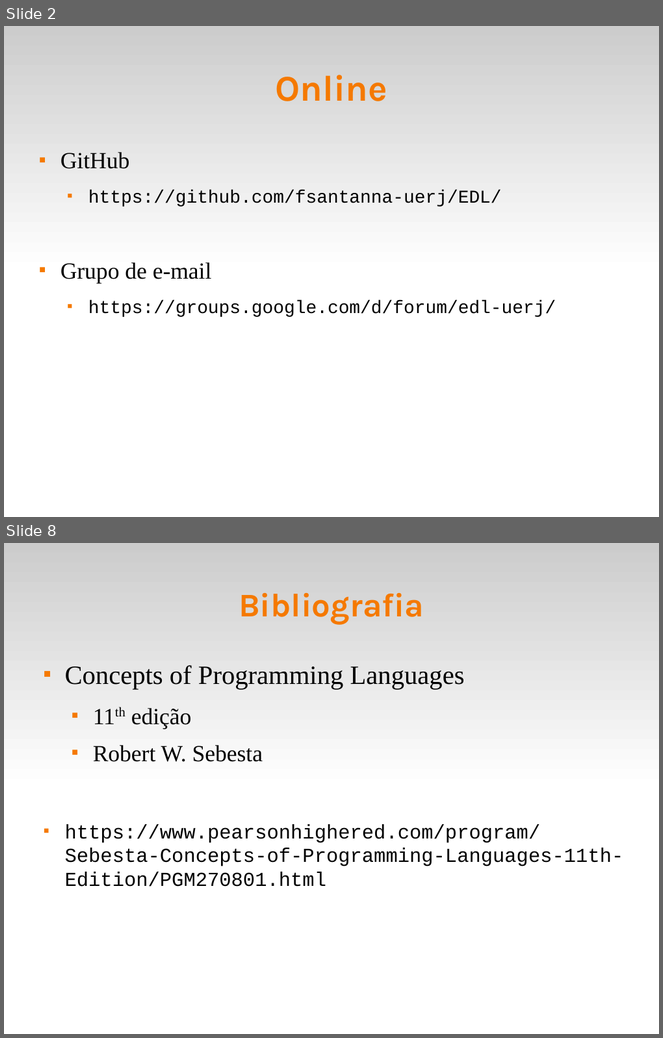
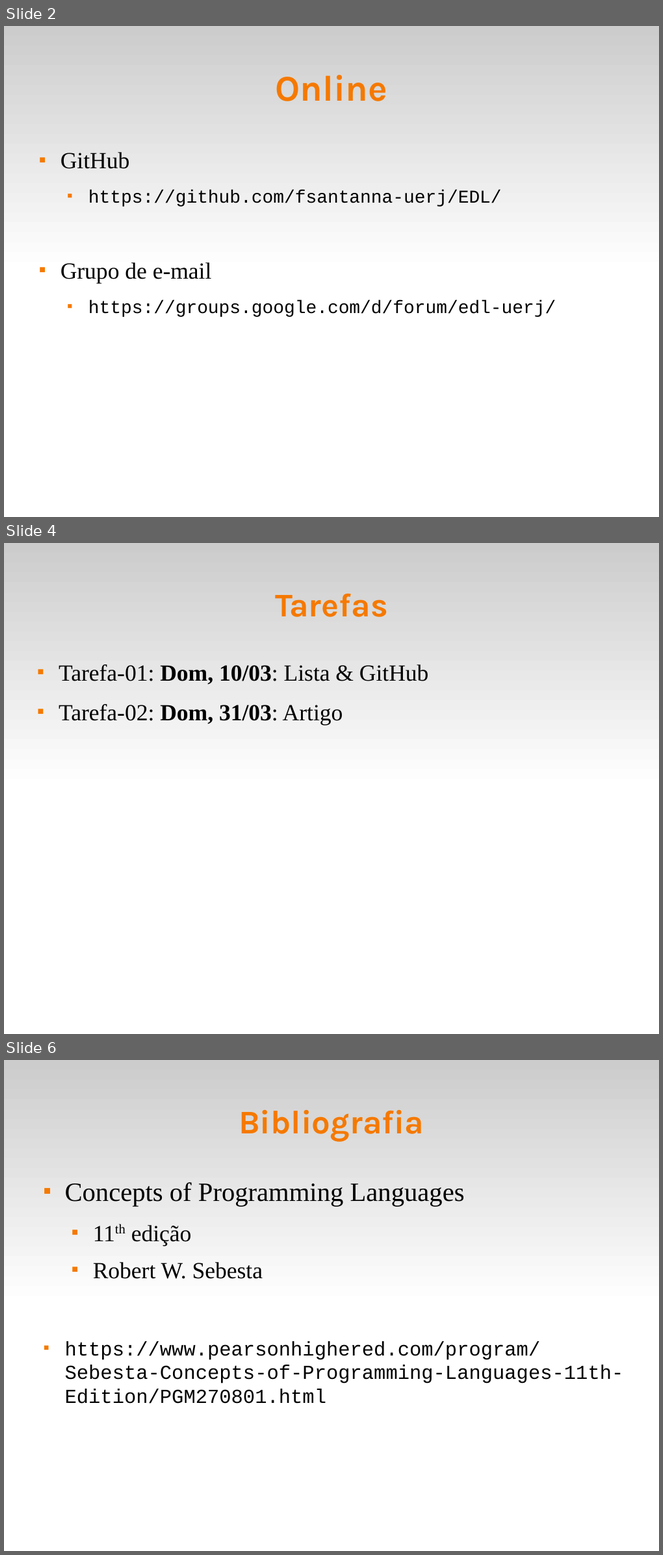
Before and after one commit to fsantanna-uerj/EDL, a slide deck: slides/edl-00.odp. Shown one above the other, each under a label of ours: slides 2 and 8 before the commit, slides 2, 4 and 6 after it; the slides between them are not shown. The pictures are 663x1038 and 663x1555 pixels, drawn with LibreOffice and Linux fonts; fonts in the diff are those of the drawing. Boxes give left, top, right and bottom in pixels: in the first picture for what was removed or moved away, otherwise in the second. Text is boxed around its words. In the diff, an @@ line names an element or a change of style, - is before the commit and + after.

```diff
--- a/slides/edl-00.odp
+++ b/slides/edl-00.odp
@@ slide 4 added at box(4, 543, 659, 1034), background #FFFFFF; not listed: 1 template element that a slide beside it also shows @@
@@ title added at box(275, 593, 388, 617), 40 pt, text #F57900, bold @@
+Tarefas
@@ text added at box(59, 665, 429, 724), 28 pt, text #000000 @@
+■ Tarefa-01: Dom, 10/03: Lista & GitHub
+■ Tarefa-02: Dom, 31/03: Artigo
@@ what was slide 8 is now slide 6 @@
```
Also in this commit, not shown: 6 slides changed, 3 other files.
